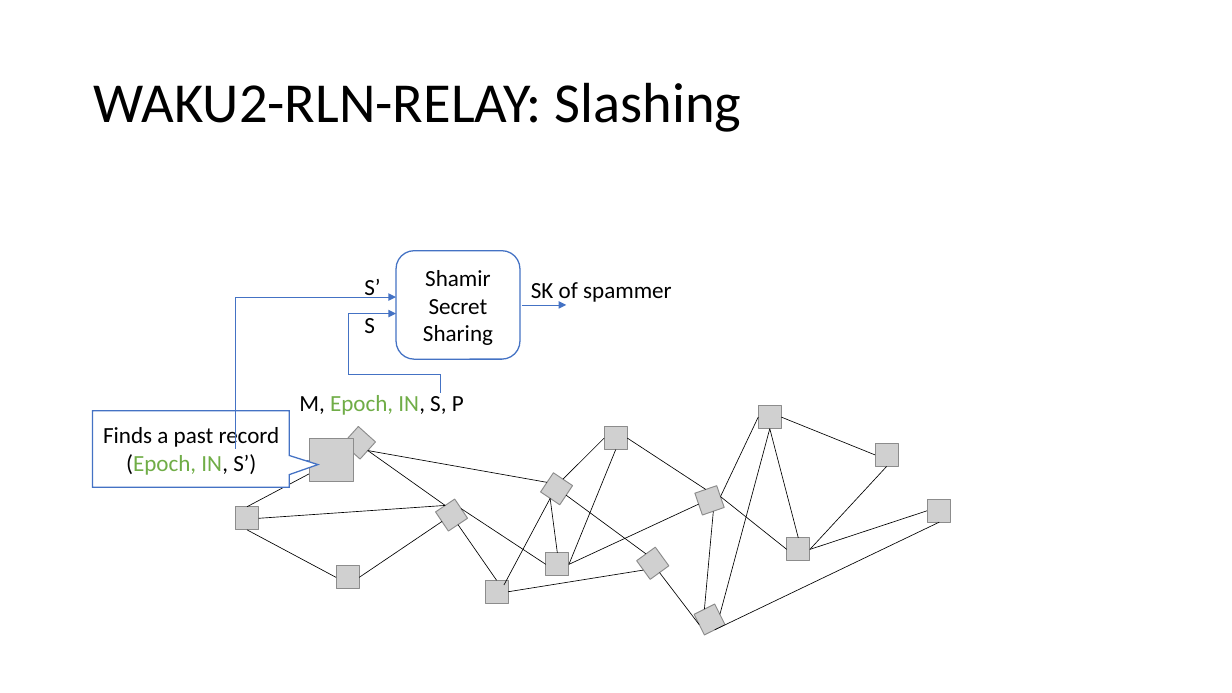
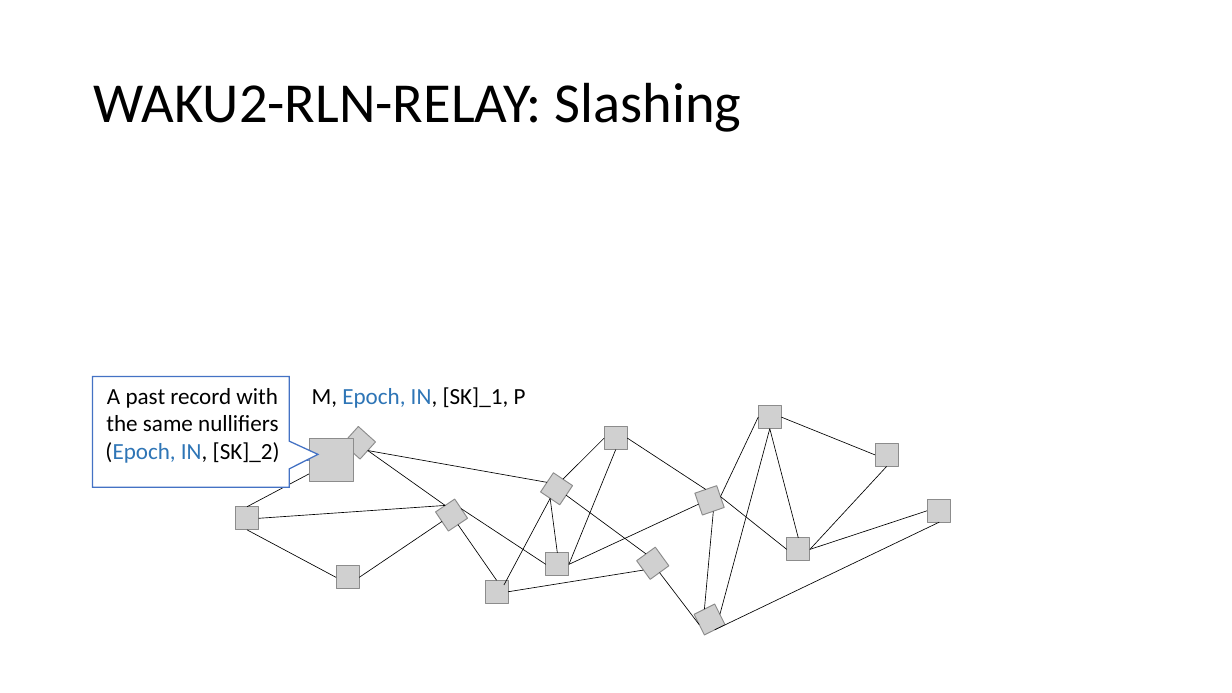
Before and after one commit to vacp2p/research, a slide deck: slide 37 of rln-research/presentations/11-2021-Tokenmics-Waku-rln-relay.pptx (slide 35 before the commit). Drawn at 1232x693 pixels with LibreOffice and Linux fonts; fonts in the diff are those of the drawing; grey boxes stand for pictures. Boxes give left, top, right and bottom in pixels: in the first picture for what was removed or moved away, otherwise in the second. Text is boxed around its words. In the diff, an @@ line names an element or a change of style, - is before the commit and + after.

```diff
--- a/rln-research/presentations/11-2021-Tokenmics-Waku-rln-relay.pptx
+++ b/rln-research/presentations/11-2021-Tokenmics-Waku-rln-relay.pptx
@@ rounded rectangle removed at box(396, 250, 520, 359) @@
-Shamir Secret Sharing
@@ elbow arrow removed from (236, 449) to (396, 298) @@
@@ text removed at box(364, 279, 380, 298) @@
-S’
@@ text removed at box(531, 282, 672, 305) @@
-SK of spammer
@@ elbow arrow removed from (440, 393) to (396, 313) @@
@@ text removed at box(364, 313, 375, 333) @@
-S
@@ arrow removed from (522, 305) to (567, 305) @@
@@ speech box: place and size @@
-speech box at box(92, 411, 289, 488)
+speech box at box(93, 377, 290, 488)
@@ text at box(105, 388, 280, 463): text changed @@
-Finds a past record (Epoch, IN, S’)
+A past record with the same nullifiers (Epoch, IN, [SK]_2)
@@ text at box(312, 387, 526, 408): text changed; text colour #70AD47 to #000000 @@
-M, Epoch, IN, S, P
+M, Epoch, IN, [SK]_1, P
```
Also in this commit, not shown: 9 other slides changed, 3 slides added.
